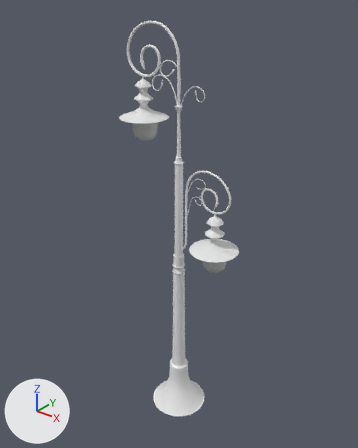
What one commit did to the FBX model Assets/ART/MODELS/PROPS/LIGHTING/lamp/lamp.fbx.
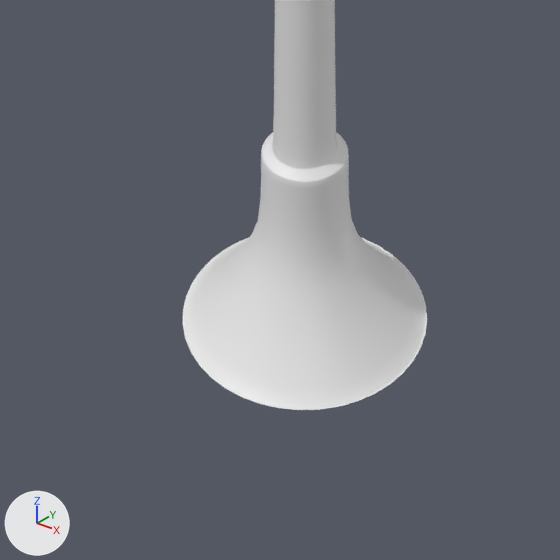
Old and new are each drawn whole from a 50 mm camera at (0.323, -0.416, 0.524) aimed at (-0.013, 0.004, 0.264) and again close up on the part from 32% to 65% of the width and 74% to 100% of the height. The axes (+X, +Y, +Z) are drawn at lower left. The lights are the same throughout. The last two pictures show the newer version. Where no turn or scale is listed for an object, it has been applied to the vertices. Vertices at exactly the same position are counted once.

Names of what the first close-up shows: 'Lamp'.
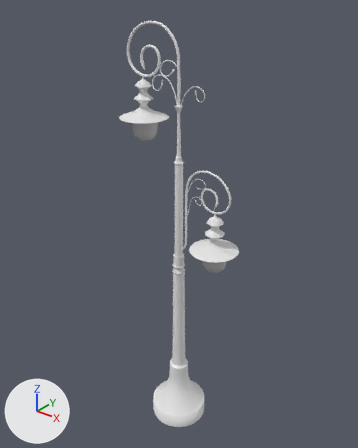
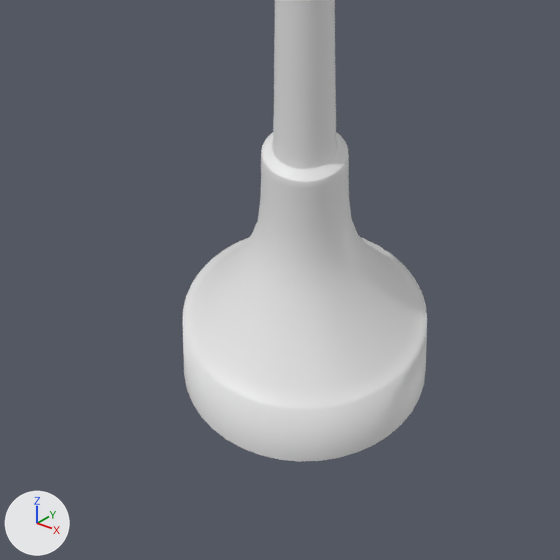
What changed in the scene script:
```text
Change me_mesh_008:
    used by ob_lamp; location = (0.0, 0.0, 0.0)
    remove me_mesh_008.from_pydata(...)  # 34607 vertices, 34260 faces; spans x -0.083..0.074, y -0.043..0.029, z 0.0..0.49
    add me_mesh_008.from_pydata(...)  # 34647 vertices, 34300 faces; spans x -0.083..0.074, y -0.043..0.029, z -0.02..0.49
    me_mesh_008 part 1
    40 new vertices lie (0.0, 0.0, -0.02) away from vertices in x -0.041..0.031, y -0.043..0.029, z 0.0
    40 new faces join them, mat_pole (white #e7e7e7)
```

Pixel boxes [x1, y1, x2, y2] of what changed, in the close-ups (560 x 560 px):
'Lamp', reshaped
    before: [183, 0, 427, 410]
    after: [183, 0, 427, 462]
part 1 of me_mesh_008, added
    after: [183, 326, 427, 462]
